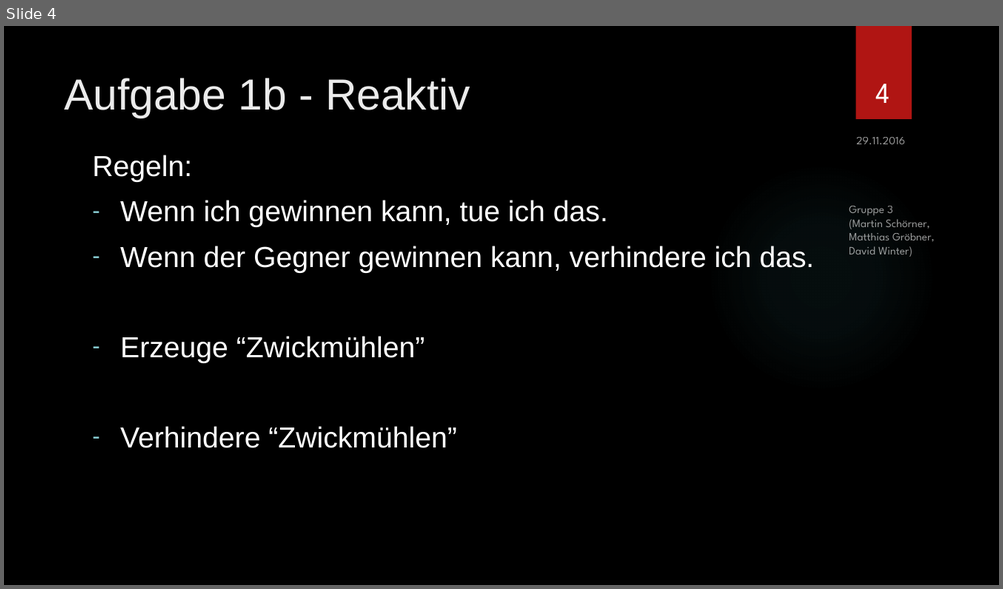
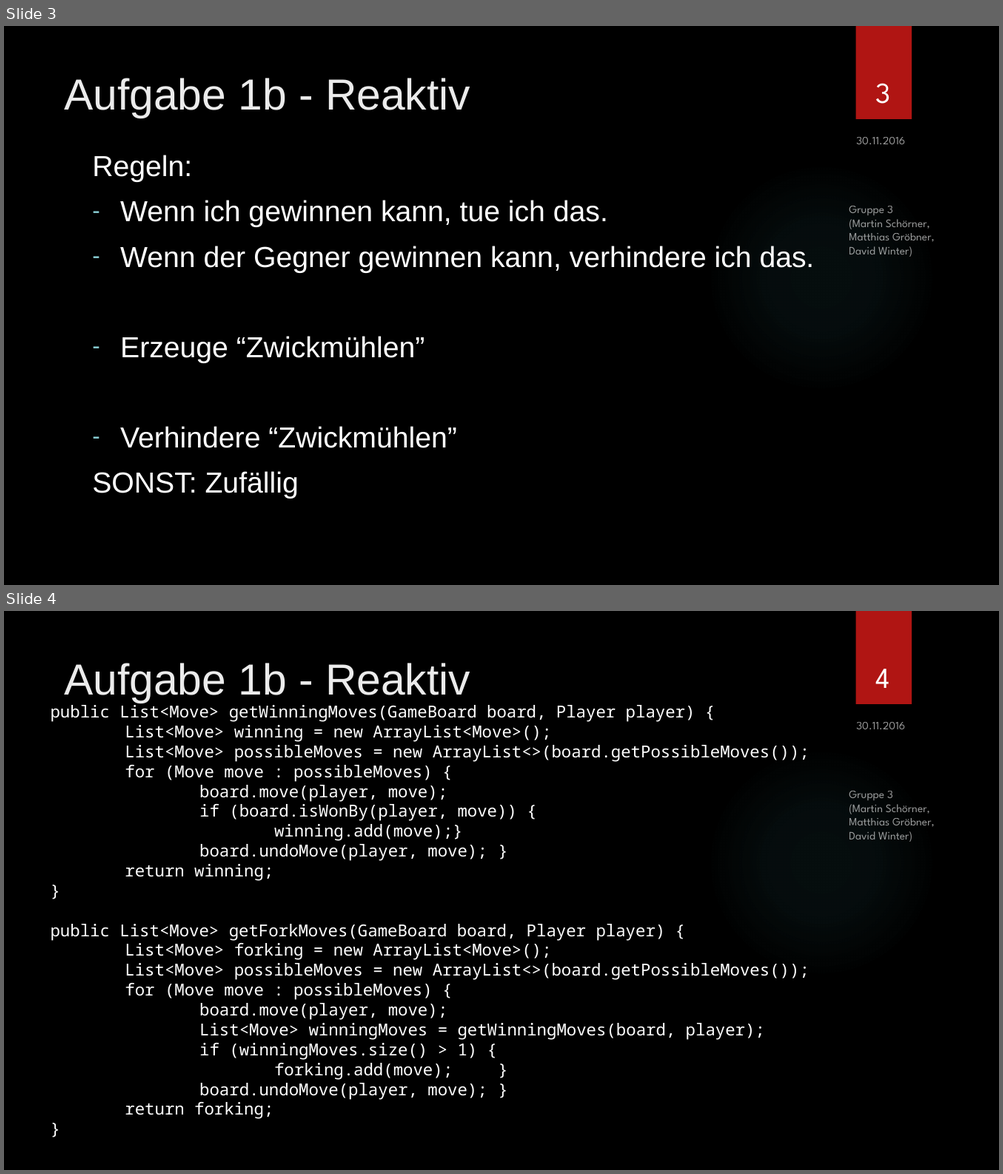
Before and after one commit to SOAS-Uni-Augsburg/ws16-17-group-03, a slide deck: Blatt-06/Präsentation.pptx. Shown one above the other, each under a label of ours: slide 4 before the commit, slides 3 and 4 after it. The pictures are 1003x589 and 1003x1174 pixels, drawn with LibreOffice and Linux fonts; fonts in the diff are those of the drawing; background and template pictures are left out. Boxes give left, top, right and bottom in pixels: in the first picture for what was removed or moved away, otherwise in the second. Text is boxed around its words. In the diff, an @@ line names an element or a change of style, - is before the commit and + after.

```diff
--- a/Blatt-06/Präsentation.pptx
+++ b/Blatt-06/Präsentation.pptx
@@ slide 4 added at bbox=[4, 611, 999, 1170], background picture (left out); not listed: 2 template elements that a slide beside it also shows @@
@@ title added at bbox=[64, 663, 470, 703], 42 pt, text #EBEBEB @@
+Aufgabe 1b - Reaktiv
@@ page number added at bbox=[876, 669, 890, 688], 28 pt, text #FFFFFF @@
+4
@@ text added at bbox=[51, 703, 809, 1119], 16 pt, text #FFFFFF @@
+public List<Move> getWinningMoves(GameBoard board, Player player) {
+List<Move> winning = new ArrayList<Move>();
+List<Move> possibleMoves = new ArrayList<>(board.getPossibleMoves());
+for (Move move : possibleMoves) {
+board.move(player, move);
+if (board.isWonBy(player, move)) {
+winning.add(move);}
+board.undoMove(player, move); }
+return winning;
+}
+public List<Move> getForkMoves(GameBoard board, Player player) {
+List<Move> forking = new ArrayList<Move>();
+List<Move> possibleMoves = new ArrayList<>(board.getPossibleMoves());
+for (Move move : possibleMoves) {
+board.move(player, move);
+List<Move> winningMoves = getWinningMoves(board, player);
+if (winningMoves.size() > 1) {
+forking.add(move); }
+board.undoMove(player, move); }
+return forking;
+}
@@ text added at bbox=[856, 722, 905, 729], 11 pt, text #FFFFFF at 60% opacity @@
+30.11.2016
@@ text added at bbox=[848, 791, 934, 842], 11 pt, text #FFFFFF at 60% opacity @@
+Gruppe 3
+(Martin Schörner,
+Matthias Gröbner,
+David Winter)
@@ what was slide 4 is now slide 3 @@
@@ slide 3 changed as well @@
@@ page number at bbox=[875, 83, 890, 104]: text changed @@
-4
+3
@@ text at bbox=[856, 137, 905, 144]: text changed @@
-29.11.2016
+30.11.2016
@@ text at bbox=[92, 471, 299, 499]: paragraph added @@
+SONST: Zufällig
```
Also in this commit, not shown: 5 other slides changed, 11 other slides added, 2 slides removed, 9 other files.
